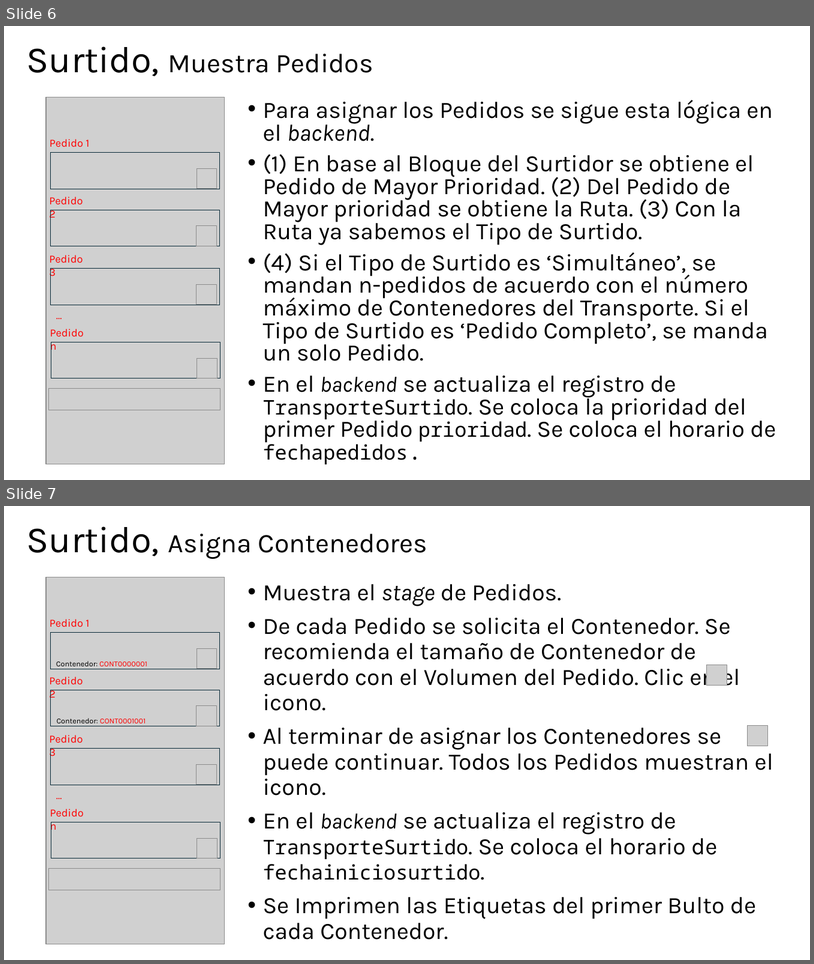
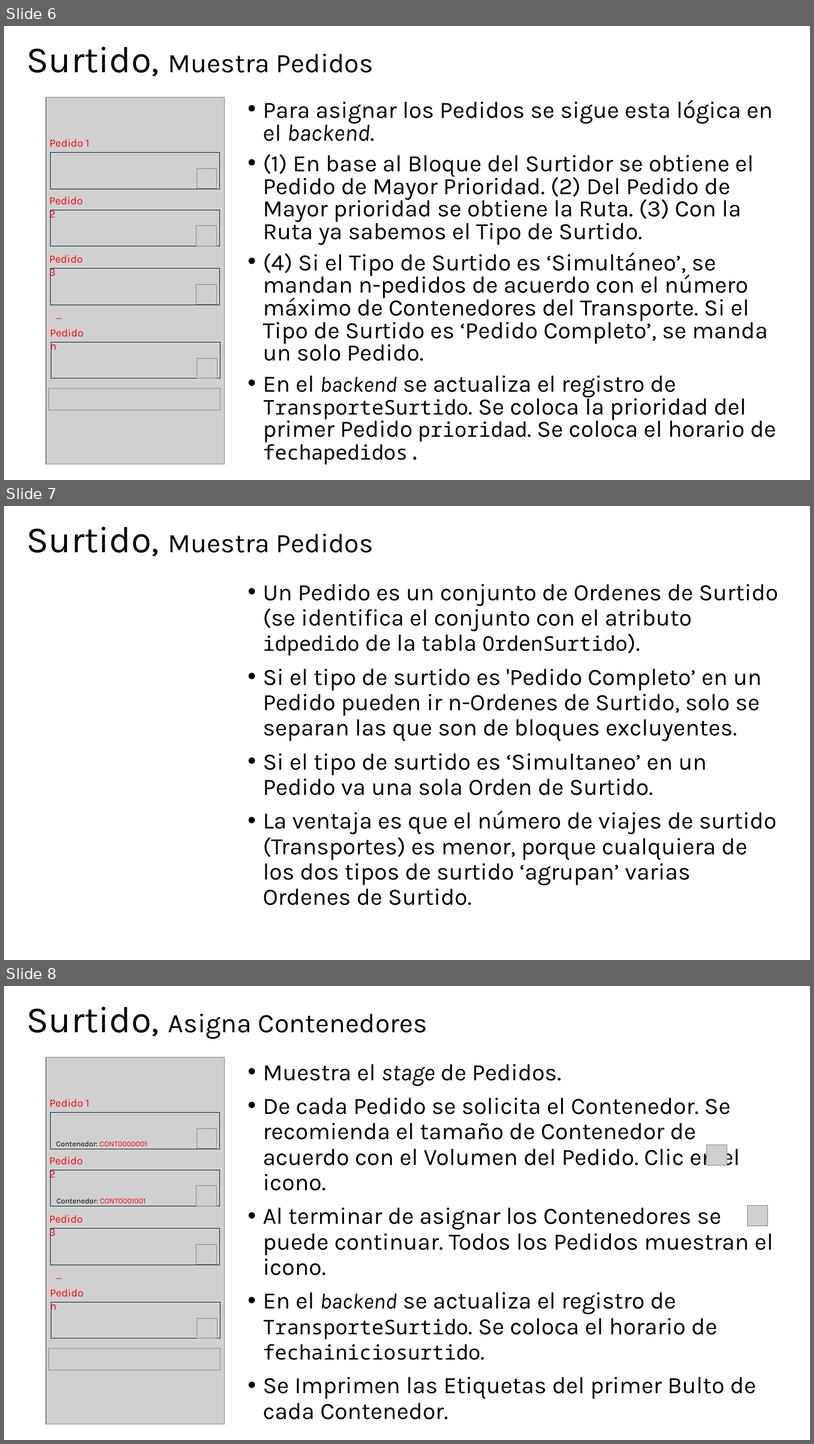
Before and after one commit to JoelBecerraM/FANASA-docs, a slide deck: atCloud - Diseño - Interfaz de Usuario - Surtido.pptx. Shown one above the other, each under a label of ours: slides 6 and 7 before the commit, slides 6, 7 and 8 after it. The pictures are 814x964 and 814x1444 pixels, drawn with LibreOffice and Linux fonts; fonts in the diff are those of the drawing; grey boxes stand for pictures. Boxes give left, top, right and bottom in pixels: in the first picture for what was removed or moved away, otherwise in the second. Text is boxed around its words. In the diff, an @@ line names an element or a change of style, - is before the commit and + after.

```diff
--- a/atCloud - Diseño - Interfaz de Usuario - Surtido.pptx
+++ b/atCloud - Diseño - Interfaz de Usuario - Surtido.pptx
@@ slide 7 added at box(4, 506, 810, 960), background #FFFFFF @@
@@ title added at box(27, 526, 374, 556), 32 pt, text #000000 @@
+Surtido, Muestra Pedidos
@@ text added at box(263, 584, 779, 905), 28 pt, text #000000 @@
+• Un Pedido es un conjunto de Ordenes de Surtido (se identifica el conjunto con el atributo idpedido de la tabla OrdenSurtido).
+• Si el tipo de surtido es 'Pedido Completo’ en un Pedido pueden ir n-Ordenes de Surtido, solo se separan las que son de bloques excluyentes.
+• Si el tipo de surtido es ‘Simultaneo’ en un Pedido va una sola Orden de Surtido.
+• La ventaja es que el número de viajes de surtido (Transportes) es menor, porque cualquiera de los dos tipos de surtido ‘agrupan’ varias Ordenes de Surtido.
@@ what was slide 7 is now slide 8 @@
```
Also in this commit, not shown: 1 other file.
